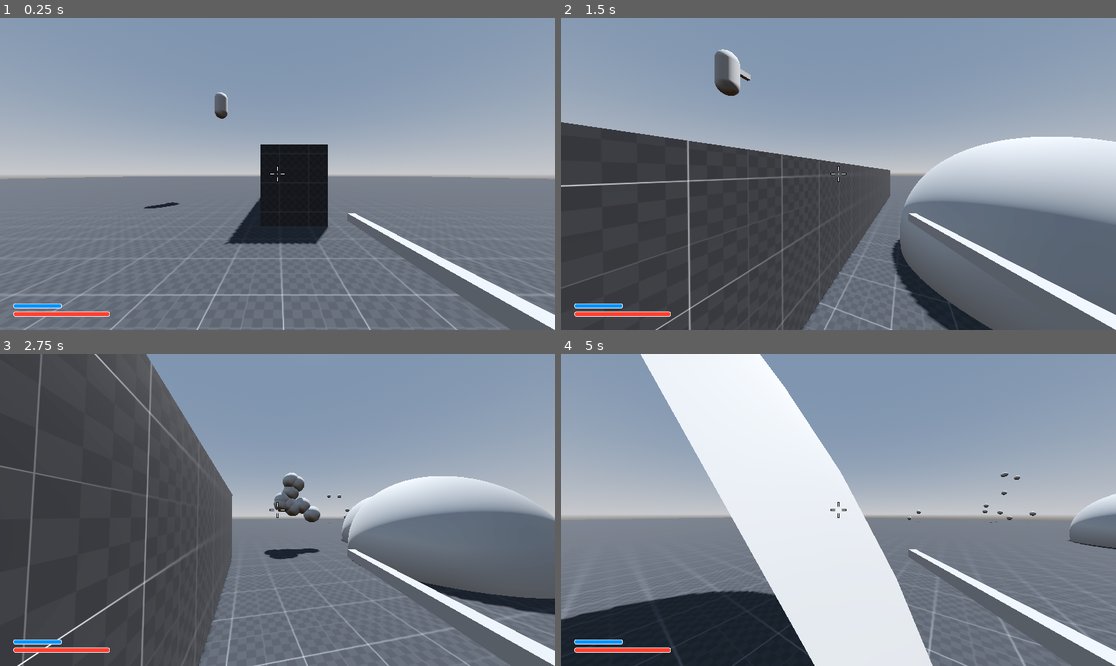
Above: before the commit, frames 1-4 (two rows, left to right).
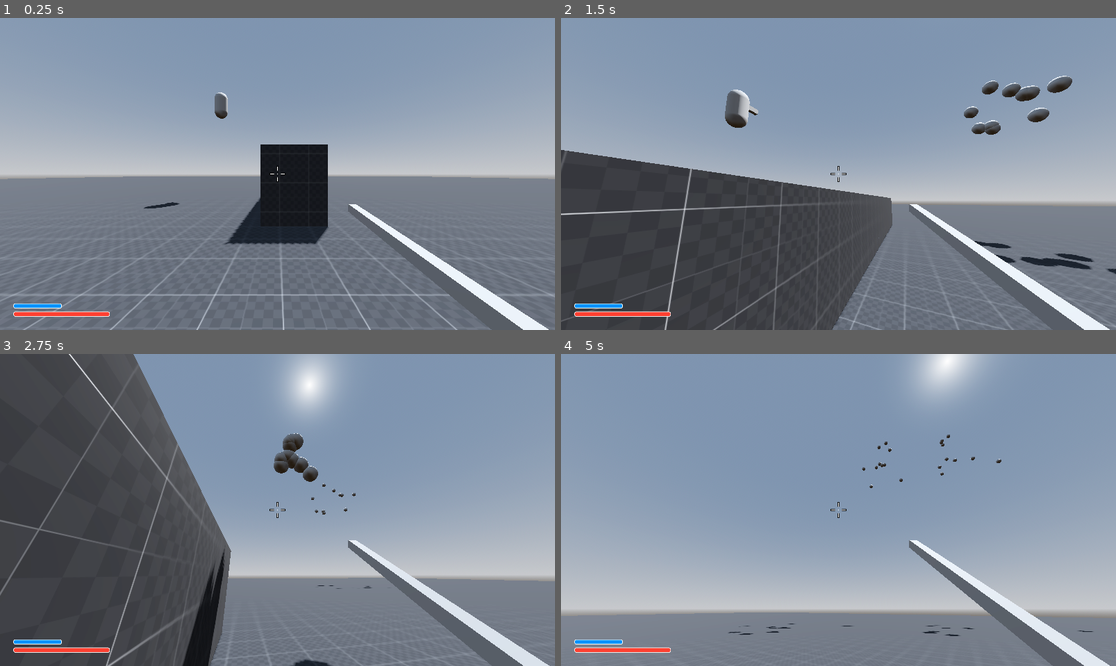
Above: after the commit, the same moments.

Repository: h-valot/Godot_BoomerShooter
Game: Godot game, scene res://Assets/Scenes/S_MovementTest.tscn
Two runs of this game, one before a commit and one after it. Both use one fixed random seed, a clock stepped at 60 frames per second and the inputs below.
Inputs (mouse positions are in pixels of both pictures, inside the frame that each line leads up to):
- Up to frame 1 (0.25 s): no input
- Up to frame 2 (1.5 s): tap Enter at 0.5 s; move the mouse to (866, 174) at 0.52 s; hold W (Forward) from 0.53 s (still down); click (866, 174) at 0.6 s; tap Space (Jump) at 0.77, 1.07 s; tap Shift (Sprint) at 0.8, 1.35 s; move the mouse to (810, 174) at 1.27 s
- Up to frame 3 (2.75 s): keep holding W (Forward); tap Space (Jump) at 1.52, 1.55, 1.82, 2.1 s; move the mouse to (288, 503) at 2.02 s; click (288, 503) at 2.3 s
- Up to frame 4 (5 s): keep holding W (Forward); move the mouse to (832, 516) at 2.77 s; click (832, 516) at 2.85 s; tap Space (Jump) at 3.02, 3.32, 3.77, 3.8, 4.07, 4.52, 4.82 s; tap Shift (Sprint) at 3.05, 3.6 s; move the mouse to (877, 513) at 3.52 s; tap R (Reload, bound only after the commit) at 4.15 s; move the mouse to (794, 506) at 4.27 s; click (794, 506) at 4.35 s

The runs differ from the first frame. In frame 1, 2.1% of the frame differs, in the area x 62-100%, y 59-100%; in frame 2, 26%; in frame 3, 30%; in frame 4, 69%, in the area x 0-100%, y 0-100%.

Commit message:
Add reloading, recoil & shake

Diff:
--- a/Assets/Prefabs/PF_Player.tscn
+++ b/Assets/Prefabs/PF_Player.tscn
@@ -35,7 +35,7 @@
 fov = 90.0
 
 [node name="CSGBox3D" type="CSGBox3D" parent="Head/Camera3D"]
-transform = Transform3D(1, 0, 0, 0, 1.00001, 1.56462e-07, 0, -1.56462e-07, 1.00001, 0.5, -0.292099, -0.556911)
+transform = Transform3D(1, 0, 0, 0, 0.991258, -0.132015, 0, 0.132015, 0.991258, 0.5, -0.292099, -0.556911)
 size = Vector3(0.05, 0.05, 1)
 
 [node name="Muzzle" type="Node3D" parent="Head/Camera3D/CSGBox3D"]
--- a/Assets/Resources/Items/Weapons/RE_Rifle.tres
+++ b/Assets/Resources/Items/Weapons/RE_Rifle.tres
@@ -1,15 +1,22 @@
-[gd_resource type="Resource" script_class="WeaponConfig" load_steps=3 format=3 uid="uid://mh7u247v0q5j"]
+[gd_resource type="Resource" script_class="WeaponConfig" load_steps=4 format=3 uid="uid://mh7u247v0q5j"]
 
 [ext_resource type="PackedScene" uid="uid://dencii50hkdmw" path="res://Assets/Prefabs/PF_SphereMesh.tscn" id="1_10eqy"]
 [ext_resource type="Script" path="res://Assets/Scripts/Data/Configs/GD_WeaponConfig.gd" id="2_dwpxe"]
+
+[sub_resource type="Curve" id="Curve_lqaqe"]
+_data = [Vector2(0, 0.0182626), 0.0, 0.0, 0, 0, Vector2(1, 1), 0.0, 0.0, 0, 0]
+point_count = 2
 
 [resource]
 script = ExtResource("2_dwpxe")
 switch_speed = 0.5
 mag_size = 30.0
 starting_mag_amount = 10.0
-reload_time = 0.0
-recoil_strength = 10.0
+reload_time = 3.0
+recoil_scalar = 10.0
+recoil_curve = SubResource("Curve_lqaqe")
+camera_shake_strength = 0.25
+camera_shake_fade = 10.0
 bullet_amount_per_shot = 10.0
 spread = 10.0
 fire_rate = 0.25
--- a/Assets/Scripts/Data/Configs/GD_PlayerConfig.gd
+++ b/Assets/Scripts/Data/Configs/GD_PlayerConfig.gd
@@ -6,20 +6,25 @@
 @export var health_regeneration : float = 5
 @export var base_armor : float = 50
 
+
 @export_group("Movement properties")
+
 @export_subgroup("Movement speed settings")
 @export var base_move_speed : float = 10
 @export var sprint_move_speed : float = 12.5
 @export_range(0, 1) var air_control_scalar : float = 1
 @export var move_speed_acceleration : float = 10
+
 @export_subgroup("Mouse settings")
 @export var horizontal_mouse_sensitivity : float = 0.4
 @export var vertical_mouse_sensitivity : float = 0.2
 @export var max_vertical_aim : float = 89
+
 @export_subgroup("Jump settings")
 @export var jump_force : float = 4.5
 @export_multiline var gravity_hint : String = "You can tweak the gravity value (9.8) in the project settings > physics > 3d > default gravity"
 
+
 @export_group("Combat properties")
 @export var i_frame_duration : float = 0.5
 @export var consumable_switch_time : float = 0.25
--- a/Assets/Scripts/Data/Configs/GD_WeaponConfig.gd
+++ b/Assets/Scripts/Data/Configs/GD_WeaponConfig.gd
@@ -10,7 +10,10 @@
 @export var reload_time : float = 0
 
 @export_subgroup("Shot")
-@export var recoil_strength : float = 10
+@export var recoil_scalar : float = 10
+@export var recoil_curve : Curve
+@export var camera_shake_strength : float = 3
+@export var camera_shake_fade : float = 5
 @export var bullet_amount_per_shot : float = 10
 @export var spread : float = 10
 @export var fire_rate : float = 0.25
--- a/Assets/Scripts/Player/GD_Player.gd
+++ b/Assets/Scripts/Player/GD_Player.gd
@@ -75,7 +75,8 @@
 func _sprint():
 
 	# Handle sprint
-	if Input.is_action_just_pressed("Sprint") and is_on_floor():
+	if (Input.is_action_just_pressed("Sprint")
+	&& is_on_floor()):
 
 		_current_movement_speed = player_config.sprint_move_speed
 
@@ -87,7 +88,8 @@
 func _jump():
 
 	# Handle jump
-	if Input.is_action_just_pressed("Jump") and is_on_floor():
+	if (Input.is_action_just_pressed("Jump")
+	&& is_on_floor()):
 
 		velocity.y = player_config.jump_force
 
@@ -96,14 +98,14 @@
 func _apply_gravity(delta):
 
 	# Add the gravity
-	if not is_on_floor():
+	if (!is_on_floor()):
 
 		velocity.y -= _gravity * delta
 
 
 func _look(event):
 
-	if event is InputEventMouseMotion:
+	if (event is InputEventMouseMotion):
 
 		rotate_y(deg_to_rad(-event.relative.x * player_config.horizontal_mouse_sensitivity))
 		_head.rotate_x(deg_to_rad(-event.relative.y * player_config.vertical_mouse_sensitivity))
--- a/Assets/Scripts/Weapon/GD_Weapon.gd
+++ b/Assets/Scripts/Weapon/GD_Weapon.gd
@@ -7,6 +7,10 @@
 
 var _firing : bool = false
 var _fire_rate_delay : float = 0.0
+
+var _is_reloading : bool = false
+var _reload_delay : float = 0.0
+var _successive_shot : int = 0
 
 var _can_fire : bool = true
 var _can_fire_delay : float = 0.0
@@ -20,12 +24,14 @@
 
 @onready var _muzzle = $"../Head/Camera3D/CSGBox3D/Muzzle"
 @onready var _camera_3d = $"../Head/Camera3D"
+@onready var _head = $"../Head"
 
 
 func initialize(bullet_prefab : PackedScene, weapon_config : WeaponConfig):
 
 	_bullet_prefab = bullet_prefab
 	_weapon_config = weapon_config
+	_camera_3d = _camera_3d as Camera3D
 	_initialized = true
 
 
@@ -40,6 +46,8 @@
 func _process(delta):
 
 	_get_inputs()
+	_reload(delta)
+	_camera_shake(delta)
 	_auto_fire(delta)
 	_lock_fire(delta)
 
@@ -49,19 +57,43 @@
 
 	if (Input.is_action_just_pressed("Fire")):
 
-		if (_can_fire):
+		if (_can_fire
+		&& !_is_reloading):
 
 			_fire()
 			_can_fire = false
 			_fire_rate_delay = 0
 			_firing = true
 
-	if(Input.is_action_just_released("Fire")):
+	if (Input.is_action_just_released("Fire")):
 
 		_firing = false
+		_successive_shot = 0
+		_head.rotate_x(deg_to_rad((_weapon_config.recoil_curve.sample(_successive_shot)) * _weapon_config.recoil_scalar))
+
+	if (Input.is_action_just_pressed("Reload")):
+
+		_is_reloading = true;
+
+
+func _reload(delta):
+
+	if (!_is_reloading):
+		return
+
+	_reload_delay += delta
+
+	if (_reload_delay > _weapon_config.reload_time):
+
+		_reload_delay -= _weapon_config.reload_time
+		# TODO - Reloading functionality
+		_is_reloading = false;
 
 
 func _auto_fire(delta):
+
+	if (_is_reloading):
+		return
 
 	if (!_firing):
 		return
@@ -88,6 +120,7 @@
 
 func _fire():
 
+	_recoil()
 	for i in _weapon_config.bullet_amount_per_shot:
 
 		if (_weapon_config.hit_scan == true):
@@ -98,6 +131,23 @@
 
 			_fire_bullet()
 
+
+var _shake_strength : float = 0.0
+var _rnd = RandomNumberGenerator.new()
+func _recoil():
+
+	_successive_shot += 1
+	_head.rotate_x(deg_to_rad((_weapon_config.recoil_curve.sample(_successive_shot)) * _weapon_config.recoil_scalar))
+	_shake_strength = _weapon_config.camera_shake_strength
+
+
+func _camera_shake(delta):
+
+	if (_shake_strength <= 0):
+		return
+
+	_shake_strength = lerpf(_shake_strength, 0, _weapon_config.camera_shake_fade * delta)
+	_camera_3d.h_offset = _rnd.randf_range(-_shake_strength, _shake_strength)
 
 func _fire_raycast():
 
--- a/project.godot
+++ b/project.godot
@@ -58,3 +58,8 @@
 "events": [Object(InputEventMouseButton,"resource_local_to_scene":false,"resource_name":"","device":-1,"window_id":0,"a …(253 unchanged characters)…
 ]
 }
+Reload={
+"deadzone": 0.5,
+"events": [Object(InputEventKey,"resource_local_to_scene":false,"resource_name":"","device":-1,"window_id":0,"alt_pressed":false,"shift_pressed":false,"ctrl_pressed":false,"meta_pressed":false,"pressed":false,"keycode":0,"physical_keycode":82,"key_label":0,"unicode":114,"echo":false,"script":null)
+]
+}
